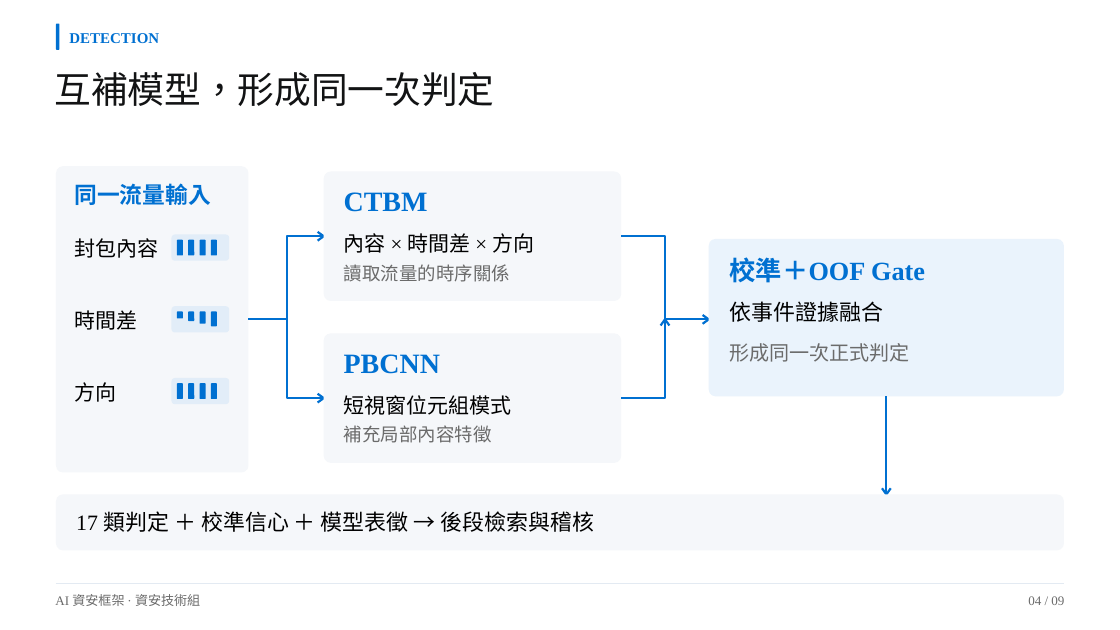
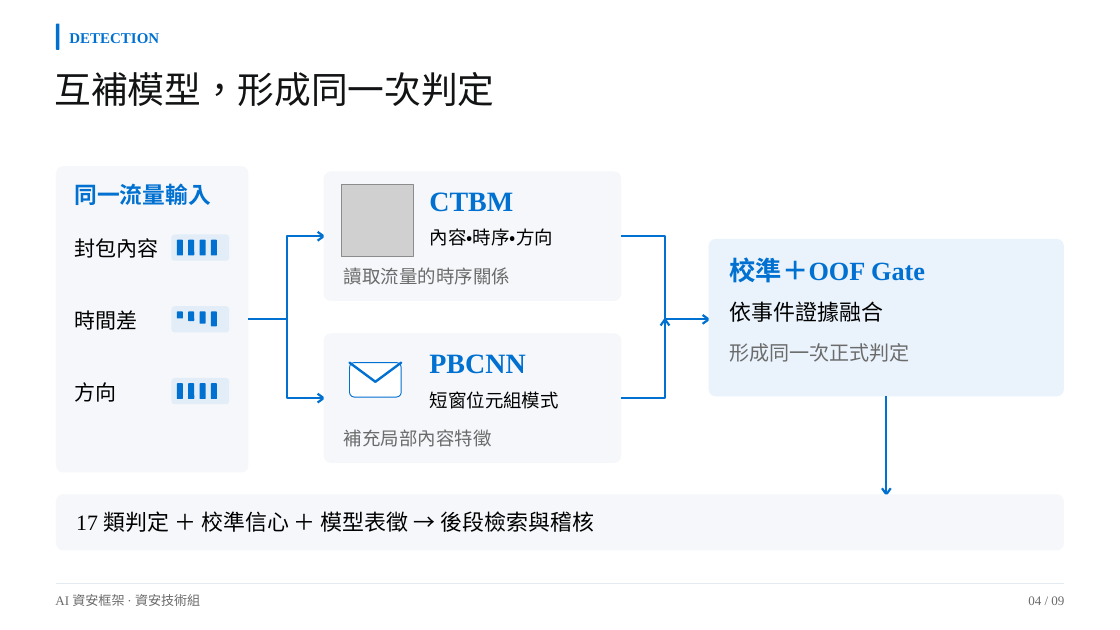
Before and after one commit to Lily09-project/innoserve-competition, a slide deck: slide 4 of deliverables/決賽簡報_AI資安框架.pptx. Drawn at 1120x630 pixels with LibreOffice and Linux fonts; fonts in the diff are those of the drawing; grey boxes stand for pictures. Boxes give left, top, right and bottom in pixels: in the first picture for what was removed or moved away, otherwise in the second. Text is boxed around its words. In the diff, an @@ line names an element or a change of style, - is before the commit and + after.

```diff
--- a/deliverables/決賽簡報_AI資安框架.pptx
+++ b/deliverables/決賽簡報_AI資安框架.pptx
@@ text "CTBM": place and size @@
-text "CTBM" at [344,192,428,212]
+text "CTBM" at [429,192,513,212]
@@ text at [430,228,553,246]: text changed; size 18 to 15.8 pt @@
-內容 × 時間差 × 方向
+內容・時序・方向
@@ text "PBCNN": place and size @@
-text "PBCNN" at [344,354,440,374]
+text "PBCNN" at [429,354,525,374]
@@ group added at [341,185,413,397]: 2 freeform shapes, 1 picture, 1 rounded rectangle @@
@@ text at [430,391,559,409]: text changed; size 18 to 15.8 pt @@
-短視窗位元組模式
+短窗位元組模式
@@ text "補充局部內容特徵": place and size @@
-text "補充局部內容特徵" at [344,425,492,443]
+text "補充局部內容特徵" at [344,429,492,447]
```
Also in this commit, not shown: 8 other slides changed, 16 other files.
